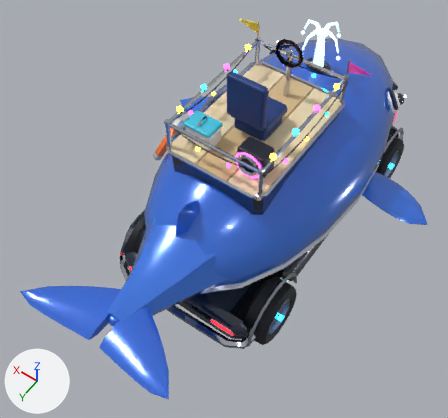
Two versions of the glTF model assets/models/art-cart/whale_of_a_time_lo.glb, one commit apart.
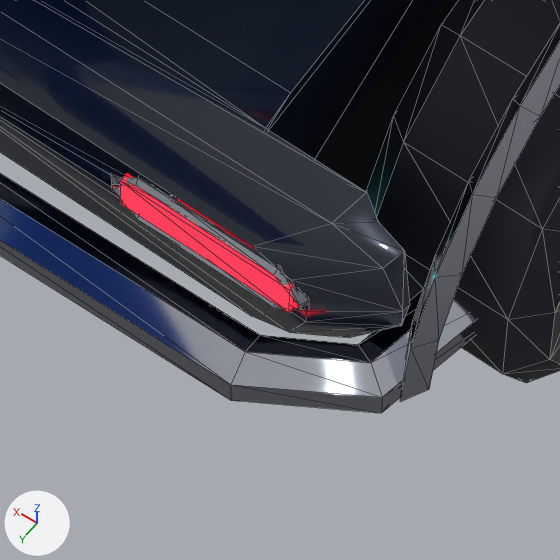
The first picture shows the older version from a camera (50 mm lens) standing at (-3.23, 5.94, 8.77) and looking at (0.08, 1.29, 1.47). The close-ups show the older and then the newer version on the part from 44% to 60% of the width and 71% to 88% of the height of that picture. Only the edits that show in the close-ups are written down. The axes (+X, +Y, +Z) are drawn at lower left. The lights are the same throughout. The close-ups show mesh edges as thin lines. Where no turn or scale is listed for an object, it has been applied to the vertices. Vertices at exactly the same position are counted once.

The scene before the commit, as lines of its bpy script (objects in view):
```python
me_tail_0_002 = bpy.data.meshes.new('tail_0.002')
me_tail_0_002.from_pydata(...)  # a box spanning x -0.97..-0.59, y 2.52..2.56, z 0.615..0.705
me_tail_0_002.materials.append(mat_bv_led_ff1a2a)  # red #ff1a2a, glowing red #ff1a2a
me_tail_ring_0_002 = bpy.data.meshes.new('tail_ring_0.002')
me_tail_ring_0_002.from_pydata(...)  # 32 vertices, 64 faces; spans x -1.002..-0.558, y 2.53..2.56, z 0.58..0.74
me_tail_ring_0_002.materials.append(mat_bv_chrome)  # light grey #c8ccd8
me_wheel_rr_tyre_002 = bpy.data.meshes.new('wheel_RR_tyre.002')
me_wheel_rr_tyre_002.from_pydata(...)  # 84 vertices, 168 faces; spans x -0.21..0.21, y -0.487..0.487, z -0.5..0.5
me_wheel_rr_tyre_002.materials.append(mat_bv_tyre_pro)  # black #121620
ob_tail_0 = bpy.data.objects.new('tail_0', me_tail_0_002)
ob_tail_0.location = (0.0, 0.0, 0.0)
ob_tail_ring_0 = bpy.data.objects.new('tail_ring_0', me_tail_ring_0_002)
ob_tail_ring_0.location = (0.0, 0.0, 0.0)
ob_wheel_rr_tyre = bpy.data.objects.new('wheel_RR_tyre', me_wheel_rr_tyre_002)
ob_wheel_rr_tyre.location = (-1.15, 1.85, 0.5)
# also in view: 'chassis_under' at (0.0, 0.0, 0.44); 'bumper_0' at (0.0, 2.48, 0.5); 'flare_3' at (-1.21, 1.85, 0.84); 'chassis' at (0.0, 0.0, 0.65)
```
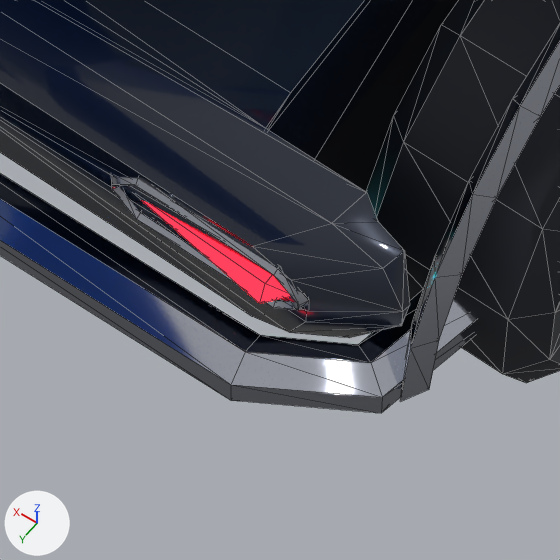
Edits to the scene script, one JSON object a line:
```json
{"block": "me_tail_0_002", "where": "# used by ob_tail_0; location = (0.0, 0.0, 0.0)"}
{"op": "remove", "block": "me_tail_0_002", "code": "me_tail_0_002.from_pydata(...)  # 8 vertices, 12 faces; spans x -0.97..-0.59, y 2.52..2.56, z 0.615..0.705"}
{"op": "add", "block": "me_tail_0_002", "code": "me_tail_0_002.from_pydata(...)  # 7 vertices, 10 faces; spans x -0.97..-0.59, y 2.501..2.589, z 0.614..0.697"}
{"block": "me_tail_0_002", "change": "me_tail_0_002 part 1: the whole mesh is rebuilt"}
```

Location of each change, (x1, y1, x2, y2) in pixels of the close-ups (560 x 560 px):
```json
{"object": "tail_0", "change": "reshaped", "before": [120, 177, 293, 313], "after": [141, 200, 290, 304], "on screen": "14% narrower, 23% shorter"}
```
